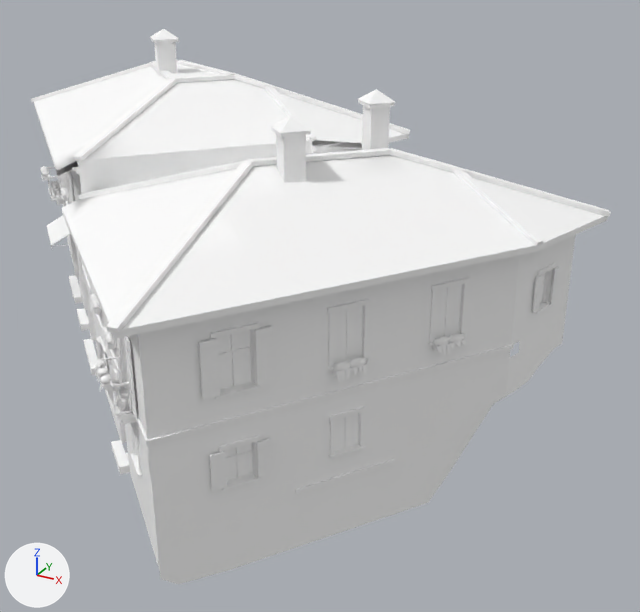
What one commit did to the glTF model games/yorimichi/assets/belmonte/meshes/SM_BM_BT_blk_37.glb.
One viewpoint serves both versions: a 50 mm camera at (18.0, -25.8, 15.8) aimed at (3.6, 0.4, 2.7). The lights are fixed; the arrows at lower left show +X, +Y and +Z. The first picture is the older version. Vertices at exactly the same position are counted once.

Names of what the first picture shows: 'SM_BM_BT_blk_37'.
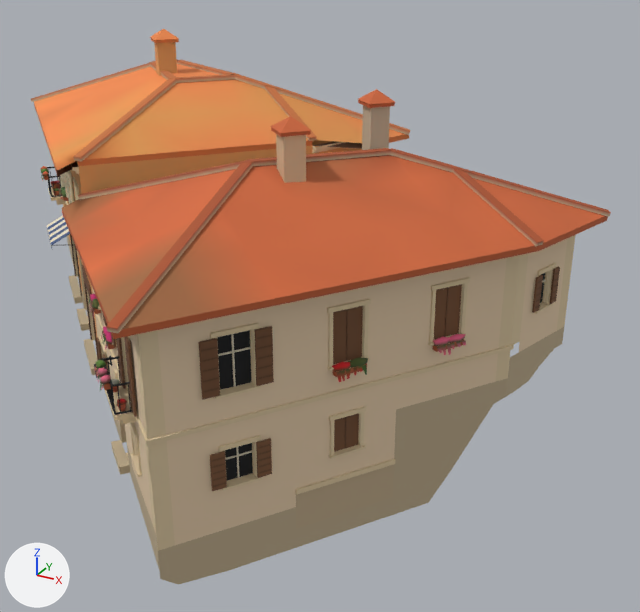
Boxes (x1, y1, x2, y2) around the edits, measured in the pictures (640 x 612 px):
part 1 of me_sm_bt_blk_37, recoloured (white to beige): (33, 42, 610, 585) in both
part 2 of me_sm_bt_blk_37, recoloured (white to brown): (31, 29, 611, 576) in both

The change, as a list of edits to the scene's bpy script:
```text
Change me_sm_bt_blk_37:
    where me_sm_bt_blk_37.from_pydata(...)  # 5742 vertices, 6596 faces; spans x -13.0..13.0, y -11.6..10.7, z -1.9..11.7
    used by ob_sm_bm_bt_blk_37; location = (0.0, 0.0, 0.0)
    me_sm_bt_blk_37 part 1: 3546 faces centred in x -12.2..12.2, y -10.8..10.6, z -1.8..11.2 are repainted in the vertex colours; the middle colour goes from white #ffffff to beige #dec9a3
    me_sm_bt_blk_37 part 2: 3050 faces centred in x -13.0..12.9, y -11.6..10.6, z -1.2..11.5 are repainted in the vertex colours; the middle colour goes from white #ffffff to brown #a65d38
```
